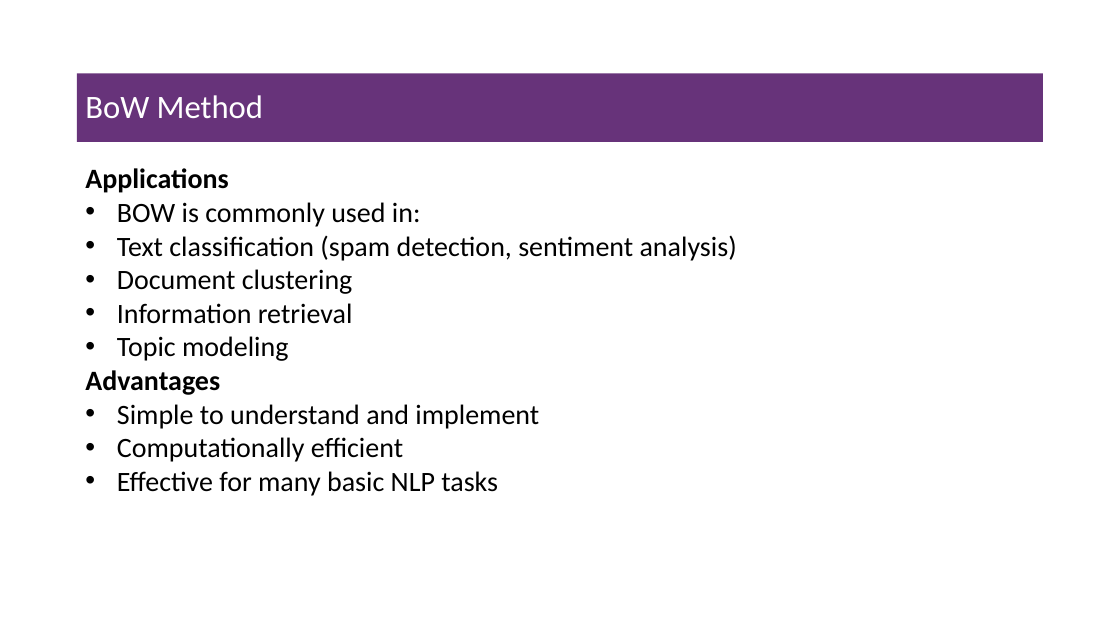
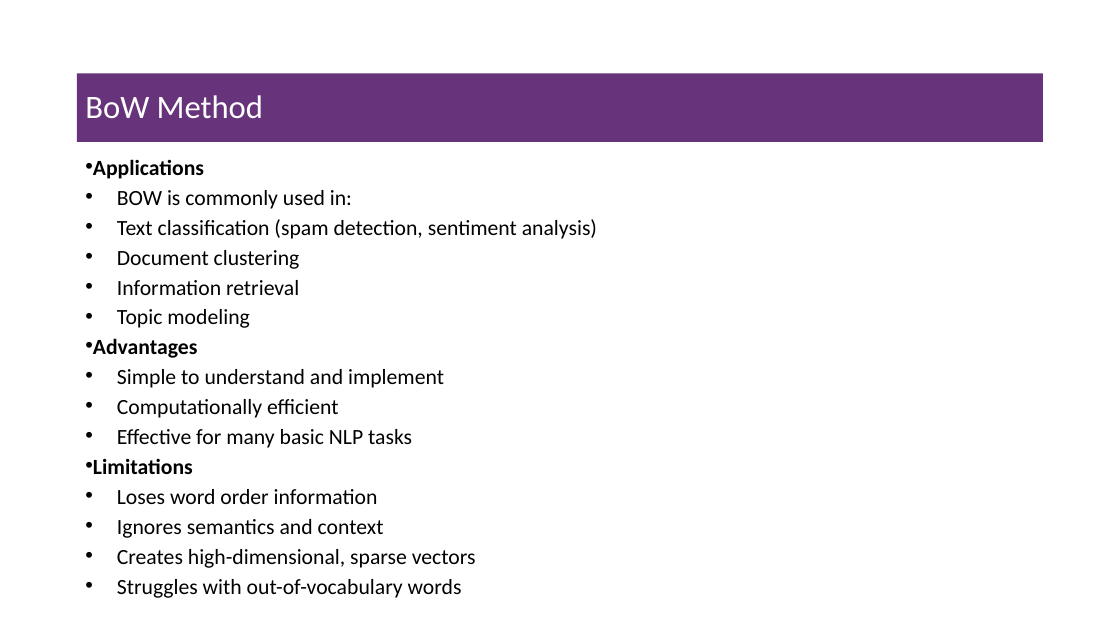
Before and after one commit to msfasha/307307-BI-Methods, a slide deck: slide 21 of 20242-NLP-LLM/lecture notes/Part 1 - Introduction to NLP/1.1-introduction to NLP.pptx. Drawn at 1120x630 pixels with LibreOffice and Linux fonts; fonts in the diff are those of the drawing; background and template pictures are left out. Boxes give left, top, right and bottom in pixels: in the first picture for what was removed or moved away, otherwise in the second. Text is boxed around its words. In the diff, an @@ line names an element or a change of style, - is before the commit and + after.

```diff
--- a/20242-NLP-LLM/lecture notes/Part 1 - Introduction to NLP/1.1-introduction to NLP.pptx
+++ b/20242-NLP-LLM/lecture notes/Part 1 - Introduction to NLP/1.1-introduction to NLP.pptx
@@ text at (93,159,597,448): size 24 to 18.6 pt in "Applications", "BOW is commonly used in:", "Text classification (spam detection, sentiment analysis)", "Document clustering" and 6 more places; bullet none to •; line spacing 1 to 0.7 @@
@@ text at (93,458,476,598): paragraphs added @@
+• Limitations
+• Loses word order information
+• Ignores semantics and context
+• Creates high-dimensional, sparse vectors
+• Struggles with out-of-vocabulary words
```
Also in this commit, not shown: 7 other slides changed, 11 slides added, 1 slide removed, 14 other files.
